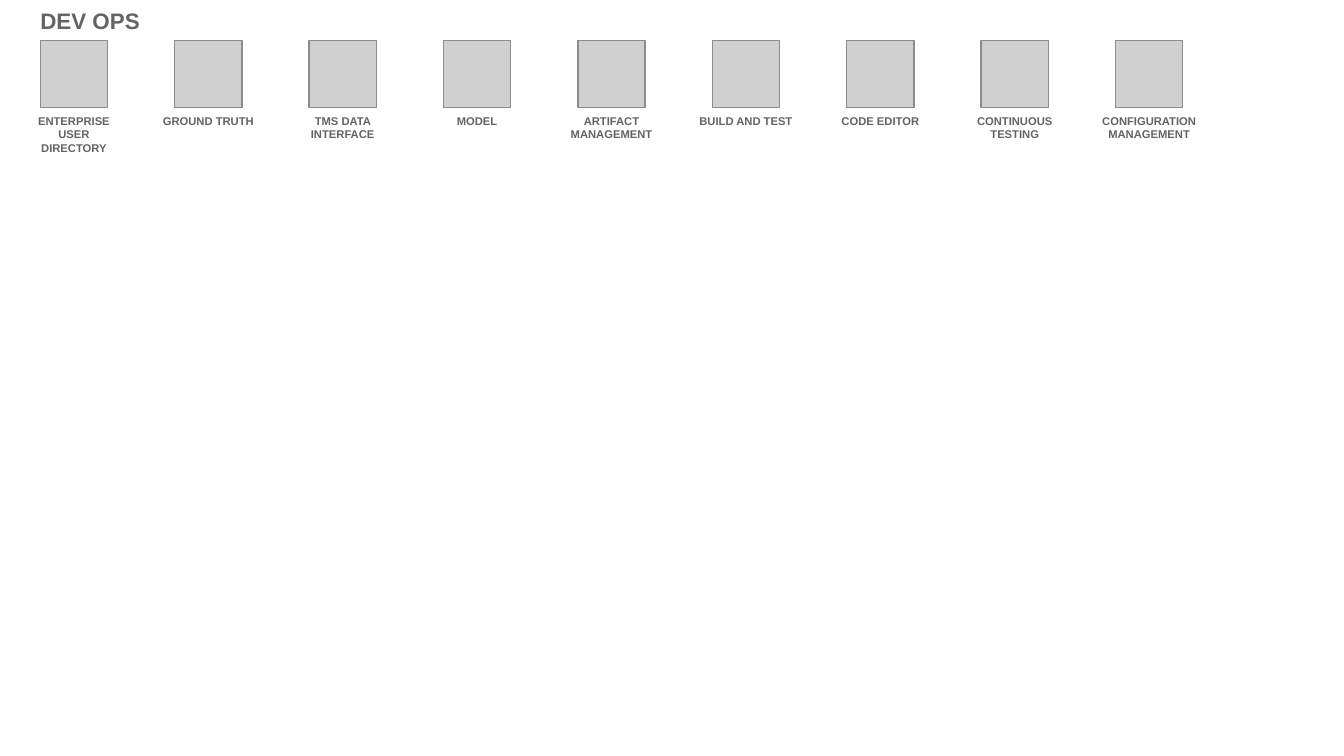
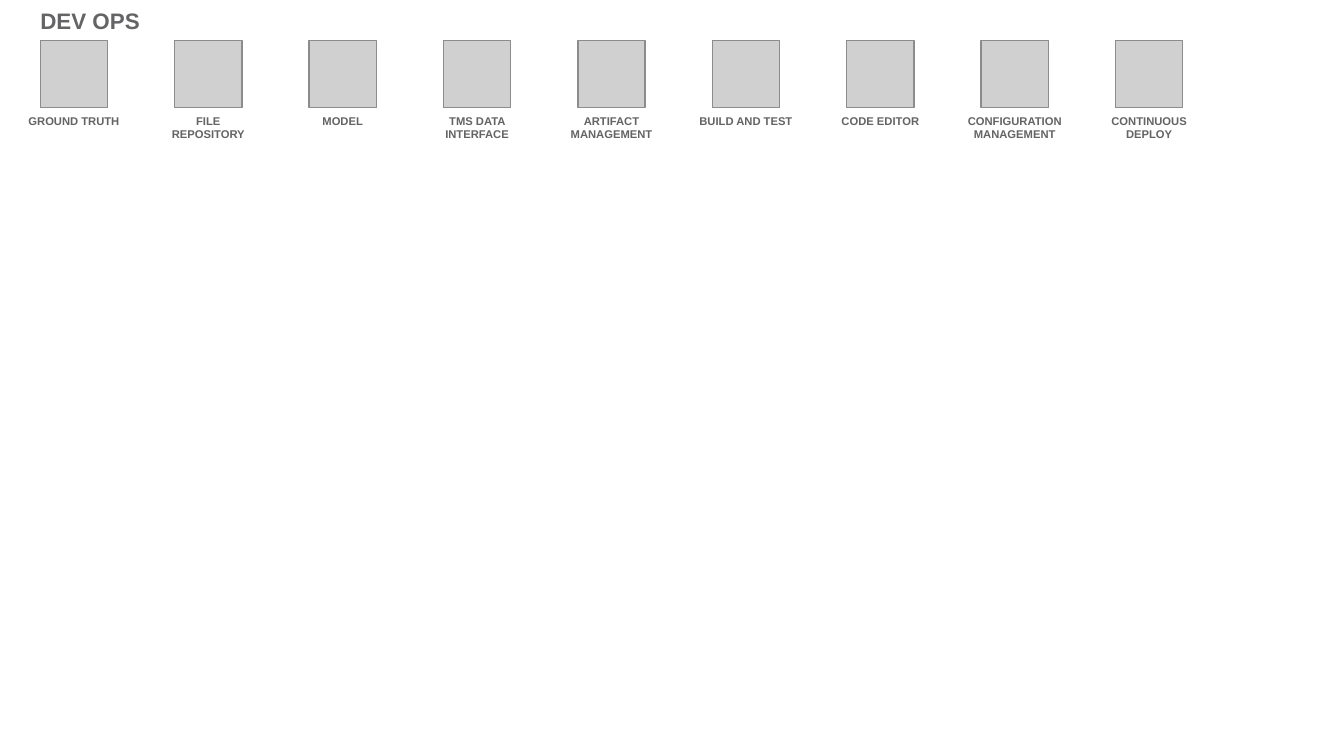
Before and after one commit to l2fprod/myarchitecture, a slide deck: slide 16 of mycatalog-architecture-diagram-template.pptx. Drawn at 1344x756 pixels with LibreOffice and Linux fonts; fonts in the diff are those of the drawing; grey boxes stand for pictures. Boxes give left, top, right and bottom in pixels: in the first picture for what was removed or moved away, otherwise in the second. Text is boxed around its words. In the diff, an @@ line names an element or a change of style, - is before the commit and + after.

```diff
--- a/mycatalog-architecture-diagram-template.pptx
+++ b/mycatalog-architecture-diagram-template.pptx
@@ text removed at (38,117,110,152) @@
-ENTERPRISE USER DIRECTORY
@@ text added at (172,117,245,138), 6 pt, text #646365, bold @@
+FILE REPOSITORY
@@ text "TMS DATA INTERFACE": place and size @@
-text "TMS DATA INTERFACE" at (311,117,374,138)
+text "TMS DATA INTERFACE" at (445,117,508,138)
@@ 3 texts: place and size @@
-3 texts at (163,117,1196,138)
+3 texts at (28,117,1062,138)
@@ text at (1111,117,1186,138): text changed @@
-CONTINUOUS TESTING
+CONTINUOUS DEPLOY
```
Also in this commit, not shown: 13 other slides changed.
